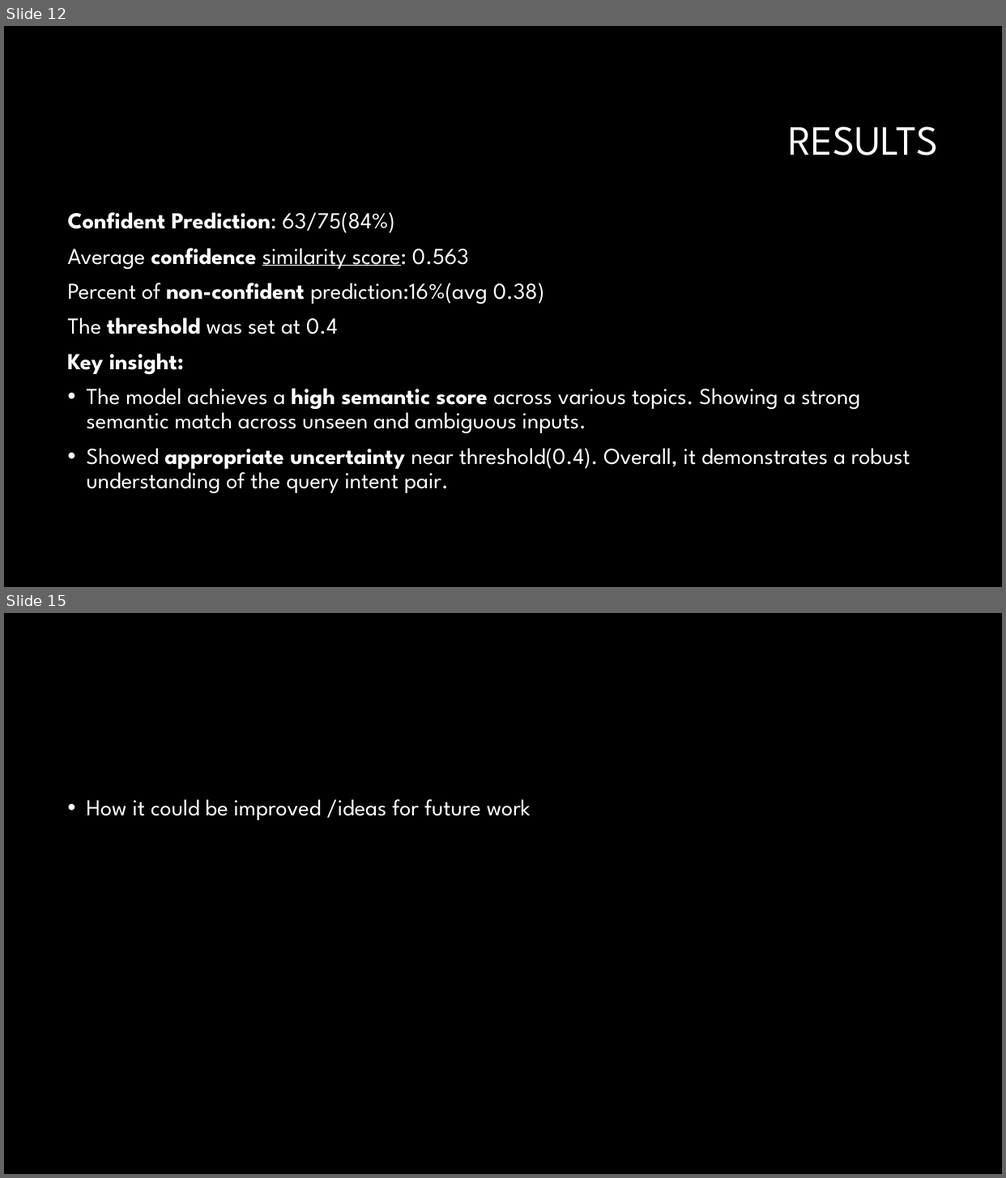
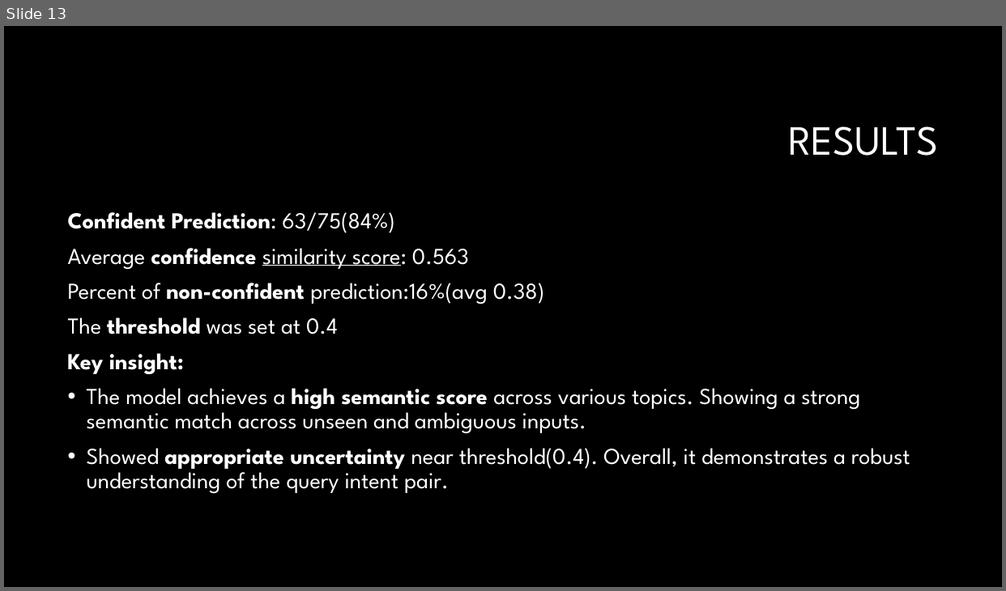
Before and after one commit to Crimson-Scot96/Conversational-AI, a slide deck: set10120_cw2_presentation.pptx. Shown one above the other, each under a label of ours: slides 12 and 15 before the commit, slide 13 after it; the slides between them are not shown. The pictures are 1006x1178 and 1006x591 pixels, drawn with LibreOffice and Linux fonts; fonts in the diff are those of the drawing; background and template pictures are left out. Boxes give left, top, right and bottom in pixels: in the first picture for what was removed or moved away, otherwise in the second. Text is boxed around its words. In the diff, an @@ line names an element or a change of style, - is before the commit and + after.

```diff
--- a/set10120_cw2_presentation.pptx
+++ b/set10120_cw2_presentation.pptx
@@ slide 15 removed at [4,613,1002,1174], background #000000 @@
@@ text removed at [87,799,530,820] @@
-• How it could be improved /ideas for future work
@@ what was slide 12 is now slide 13 @@
```
Also in this commit, not shown: 10 slides changed, 3 slides added, 1 other slide removed.
